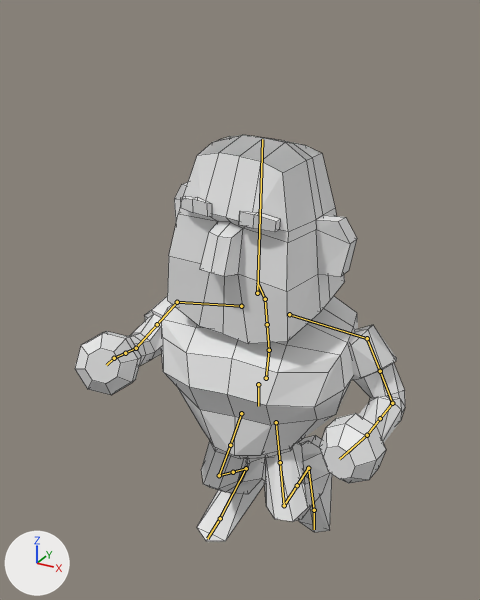
A saved change to the Blender file assets/models/man.blend.
Camera for both pictures: a 50 mm lens placed at (3.71, -7.51, 7.67), pointed at (-0.16, -0.48, 4.15). Every picture has the same lights, and +X, +Y and +Z are marked at lower left. Both versions are drawn at frame 29 of the action 'Run'; the numbers are the values there. The bones that bend it are drawn over the model as lines. Mesh edges are drawn as thin lines.
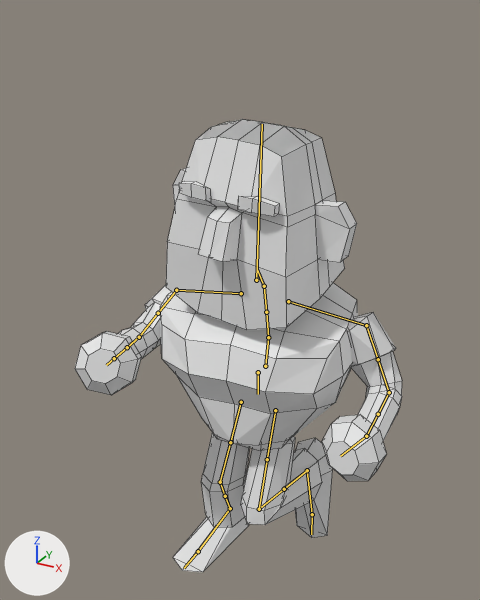
What differs and where, as boxes (x1, y1, x2, y2) in the pictures (480 x 600 px):
'Cube.002', posed: before (161, 135, 358, 459); after (160, 119, 358, 450)
'Cylinder', posed: before (75, 296, 405, 483); after (75, 285, 402, 481)
'Cylinder.001', posed (18% wider, 31% taller): before (197, 435, 332, 541); after (173, 433, 333, 572)

What the commit changed:
Bone 'c_root_master.x' (bone_c_root_master_x) moves from (0.0, -0.2, 0.0) to (-0.02, -0.02, -0.02).
Bone 'c_thigh_ik.l' (bone_c_thigh_ik_l) turns from (0, -24, 0) to (0, 0, 0) degrees about its own x, y and z.
Bone 'c_stretch_leg.r' (bone_c_stretch_leg_r) moves from (0.0, 0.0, 0.0) to (0.01, 0.12, 0.04).
Bone 'c_thigh_ik.r' (bone_c_thigh_ik_r) turns from (0, 13, 0) to (0, 0, 0) degrees about its own x, y and z.
Bone 'c_spine_01.x' (bone_c_spine_01_x) turns from (5, 1, 2) to (5, 0, 2) degrees about its own x, y and z.
Bone 'c_neck.x' (bone_c_neck_x) turns from (-1, -9, -1) to (-1, -8, -2) degrees about its own x, y and z.
Bone 'c_foot_ik.r' (bone_c_foot_ik_r) moves from (0.34, -0.62, 0.4) to (0.12, -0.03, 0.05).
Bone 'c_foot_ik.r' (bone_c_foot_ik_r) turns from (-20, -11, 1) to (2, -3, -1) degrees about its own x, y and z.
Bone 'c_foot_ik.l' (bone_c_foot_ik_l) moves from (-0.31, -0.45, 0.97) to (-0.3, -0.41, 0.95).
Bone 'c_foot_ik.l' (bone_c_foot_ik_l) turns from (-86, 19, -15) to (-84, 19, -15) degrees about its own x, y and z.
Bone 'c_hand_ik.l' (bone_c_hand_ik_l) moves from (0.78, -1.08, -0.87) to (0.79, -1.08, -0.87).
Bone 'c_hand_ik.l' (bone_c_hand_ik_l) turns from (14, -56, -108) to (14, 25, -90) degrees about its own x, y and z.
